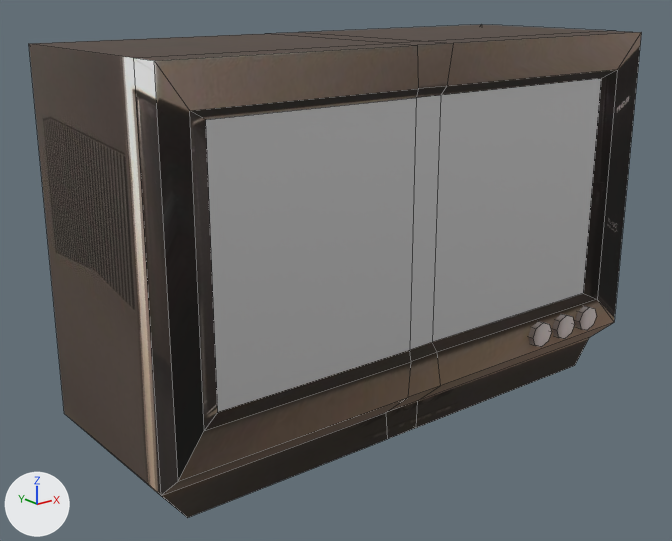
The FBX model Illusion/Assets/Locations/General/Models/TV.fbx, before and after one commit.
The view is the same before and after, from a camera (50 mm lens) standing at (-4.28, -5.73, 3.15) and looking at (0.05, -0.33, 0.99). The lights are fixed; the arrows at lower left show +X, +Y and +Z. The first picture is the older version. Mesh edges are drawn as thin lines. Where no turn or scale is listed for an object, it has been applied to the vertices.

The scene before the commit, as lines of its bpy script (objects in view):
```python
me_cube_001 = bpy.data.meshes.new('Cube.001')
me_cube_001.from_pydata(...)  # 116 vertices, 96 faces; spans x -2.04..2.04, y -1.56..1.32, z 0.03..2.77
# faces by material slot: [93, 3]
me_cube_001.materials.append(mat_base)  # picture img_tvtexture_png
me_cube_001.materials.append(mat_monitor)  # white #e7e7e7
ob_cube = bpy.data.objects.new('Cube', me_cube_001)
ob_cube.location = (0.0, 0.0, 0.0)
```
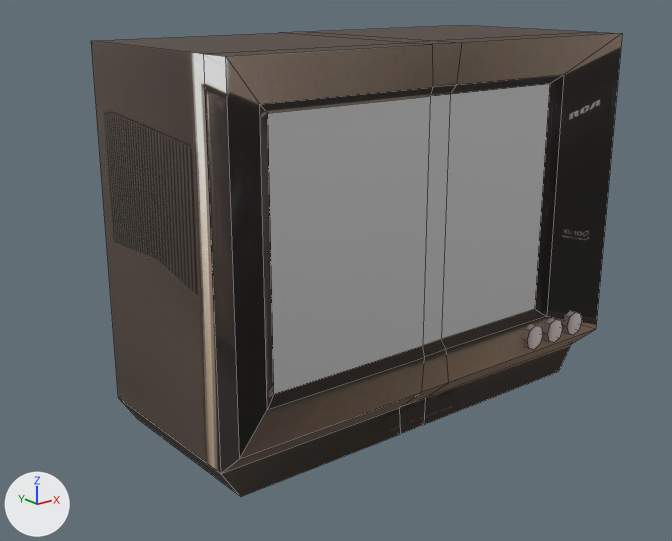
Changed parts and their boxes [x1, y1, x2, y2] in the pictures (672 x 541 px; the box of a moved part takes in the faces that stretch with it):
'Cube', reshaped (13% narrower): before [29, 25, 641, 518]; after [91, 25, 622, 497]
part 1 of me_cube_001, moved or reshaped: before [575, 306, 596, 330]; after [562, 310, 581, 335]
part 2 of me_cube_001, moved or reshaped: before [552, 314, 574, 339]; after [543, 318, 562, 343]
part 3 of me_cube_001, moved or reshaped: before [528, 321, 551, 347]; after [522, 324, 543, 349]
part 4 of me_cube_001, moved or reshaped: before [29, 25, 641, 518]; after [91, 26, 622, 497]

The change in detail:
me_cube_001 is used by ob_cube; location (0.0, 0.0, 0.0).
me_cube_001 had 116 vertices, 96 faces and spanned x -2.04..2.04, y -1.56..1.32, z 0.03..2.77.
me_cube_001 now has 116 vertices, 96 faces and spans x -1.63..1.8, y -1.56..1.32, z 0.03..2.77.
me_cube_001 part 1: the loose piece of 16 vertices spanning x 1.51..1.73, y -1.56..-1.37, z 0.49..0.68 is scaled about its middle by (0.84, 1, 1), then moved by (-0.17, 0.0, 0.0).
me_cube_001 part 2: the loose piece of 16 vertices spanning x 1.23..1.45, y -1.56..-1.37, z 0.49..0.68 is scaled about its middle by (0.84, 1, 1), then moved by (-0.13, 0.0, 0.0).
me_cube_001 part 3: the loose piece of 16 vertices spanning x 0.95..1.17, y -1.56..-1.37, z 0.49..0.68 is scaled about its middle by (0.84, 1, 1), then moved by (-0.09, 0.0, 0.0).
me_cube_001 part 4: 68 of 116 vertices moved; they spanned x -2.04..2.04, y -1.52..1.32, z 0.03..2.77 and now span x -1.63..1.8, y -1.52..1.32, z 0.03..2.77; mean shift (0.07, 0.0, 0.0); largest move (1.78, -1.52, 2.51) -> (1.16, -1.52, 2.51).
